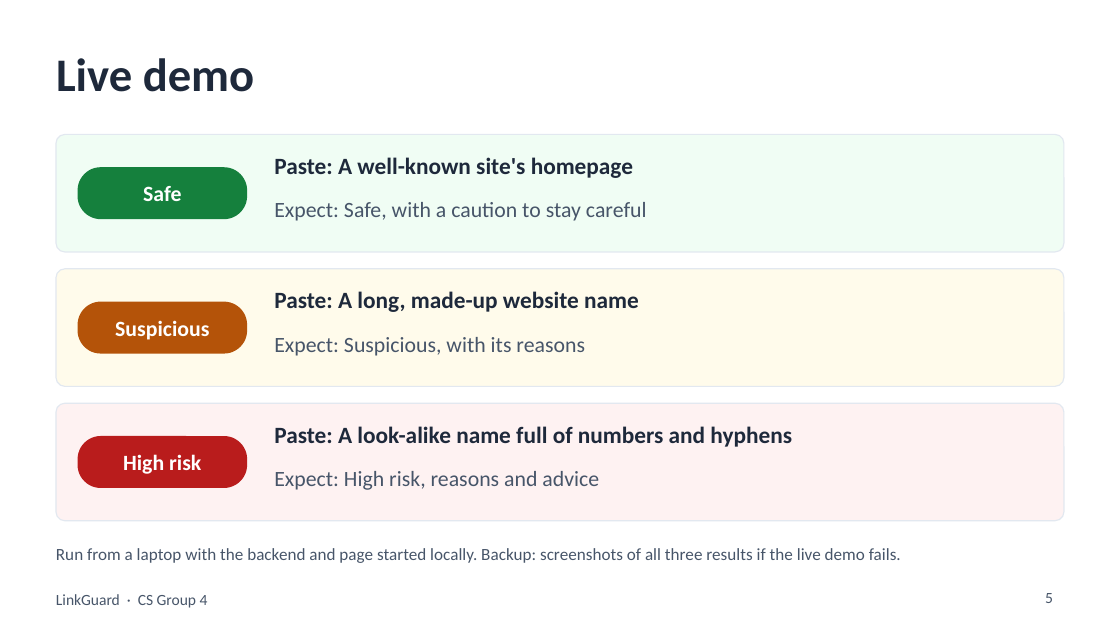
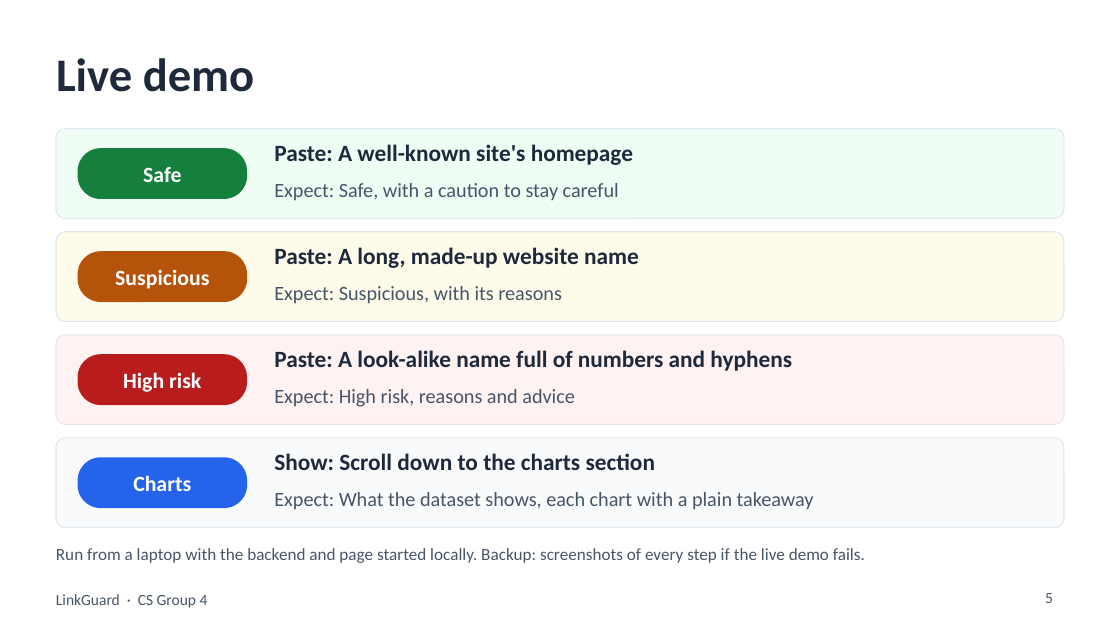
Before and after one commit to CS3-Agentic-Lender/linkguard, a slide deck: slide 5 of docs/presentation/LinkGuard-presentation.pptx. Drawn at 1120x630 pixels with LibreOffice and Linux fonts; fonts in the diff are those of the drawing. Boxes give left, top, right and bottom in pixels: in the first picture for what was removed or moved away, otherwise in the second. Text is boxed around its words. In the diff, an @@ line names an element or a change of style, - is before the commit and + after.

```diff
--- a/docs/presentation/LinkGuard-presentation.pptx
+++ b/docs/presentation/LinkGuard-presentation.pptx
@@ rounded rectangle: place and size @@
-rounded rectangle at <box>56,134,1064,252</box>
+rounded rectangle at <box>56,129,1064,218</box>
@@ text "Safe": place and size @@
-text "Safe" at <box>143,186,181,201</box>
+text "Safe" at <box>143,167,181,182</box>
@@ rounded rectangle: place and size @@
-rounded rectangle at <box>78,168,246,218</box>
+rounded rectangle at <box>78,149,246,198</box>
@@ text "Paste: A well-known site's homepage": place and size @@
-text "Paste: A well-known site's homepage" at <box>274,157,633,178</box>
+text "Paste: A well-known site's homepage" at <box>274,144,633,165</box>
@@ text "Expect: Safe, with a caution ...": place and size @@
-text "Expect: Safe, with a caution ..." at <box>274,202,647,221</box>
+text "Expect: Safe, with a caution ..." at <box>274,183,619,200</box>
@@ rounded rectangle: place and size @@
-rounded rectangle at <box>56,269,1064,386</box>
+rounded rectangle at <box>56,232,1064,321</box>
@@ text "Suspicious": place and size @@
-text "Suspicious" at <box>115,320,209,340</box>
+text "Suspicious" at <box>115,269,209,289</box>
@@ rounded rectangle: place and size @@
-rounded rectangle at <box>78,302,246,353</box>
+rounded rectangle at <box>78,252,246,301</box>
@@ text "Paste: A long, made-up website ...": place and size @@
-text "Paste: A long, made-up website ..." at <box>274,291,639,312</box>
+text "Paste: A long, made-up website ..." at <box>274,247,639,268</box>
@@ text "Expect: Suspicious, with its reasons": place and size @@
-text "Expect: Suspicious, with its reasons" at <box>274,337,585,356</box>
+text "Expect: Suspicious, with its reasons" at <box>274,286,562,304</box>
@@ proportions changed in 6 elements at <box>78,149,246,198</box>, <box>56,129,1064,218</box>, <box>78,252,246,301</box>, <box>56,232,1064,321</box>, <box>78,355,246,404</box>, <box>56,335,1064,424</box> @@
@@ rounded rectangle: place and size @@
-rounded rectangle at <box>56,403,1064,521</box>
+rounded rectangle at <box>56,335,1064,424</box>
@@ text "High risk": place and size @@
-text "High risk" at <box>123,454,201,474</box>
+text "High risk" at <box>123,372,201,392</box>
@@ rounded rectangle: place and size @@
-rounded rectangle at <box>78,437,246,487</box>
+rounded rectangle at <box>78,355,246,404</box>
@@ text "Paste: A look-alike name full ...": place and size @@
-text "Paste: A look-alike name full ..." at <box>274,426,792,447</box>
+text "Paste: A look-alike name full ..." at <box>274,350,792,371</box>
@@ size 14 to 13 pt in 3 elements at <box>274,183,619,200</box>, <box>274,286,562,304</box>, <box>274,389,575,407</box> @@
@@ text "Expect: High risk, reasons and ...": place and size @@
-text "Expect: High risk, reasons and ..." at <box>274,471,599,490</box>
+text "Expect: High risk, reasons and ..." at <box>274,389,575,407</box>
@@ rounded rectangle added at <box>56,438,1064,528</box>, fill #F8FAFC, outline #E2E8F0 0.75 pt @@
@@ rounded rectangle added at <box>78,458,246,507</box>, fill #2563EB, outline #2563EB 1 pt @@
@@ text added at <box>133,475,191,491</box>, 14 pt, text #FFFFFF, bold @@
+Charts
@@ text added at <box>274,453,655,470</box>, 15 pt, text #1E293B, bold @@
+Show: Scroll down to the charts section
@@ text added at <box>274,492,814,510</box>, 13 pt, text #475569 @@
+Expect: What the dataset shows, each chart with a plain takeaway
@@ text at <box>56,548,865,563</box>: text changed @@
-Run from a laptop with the backend and page started locally. Backup: screenshots of all three results if the live demo fails.
+Run from a laptop with the backend and page started locally. Backup: screenshots of every step if the live demo fails.
```
Also in this commit, not shown: 2 other slides changed, 3 slides added, 1 other file.
